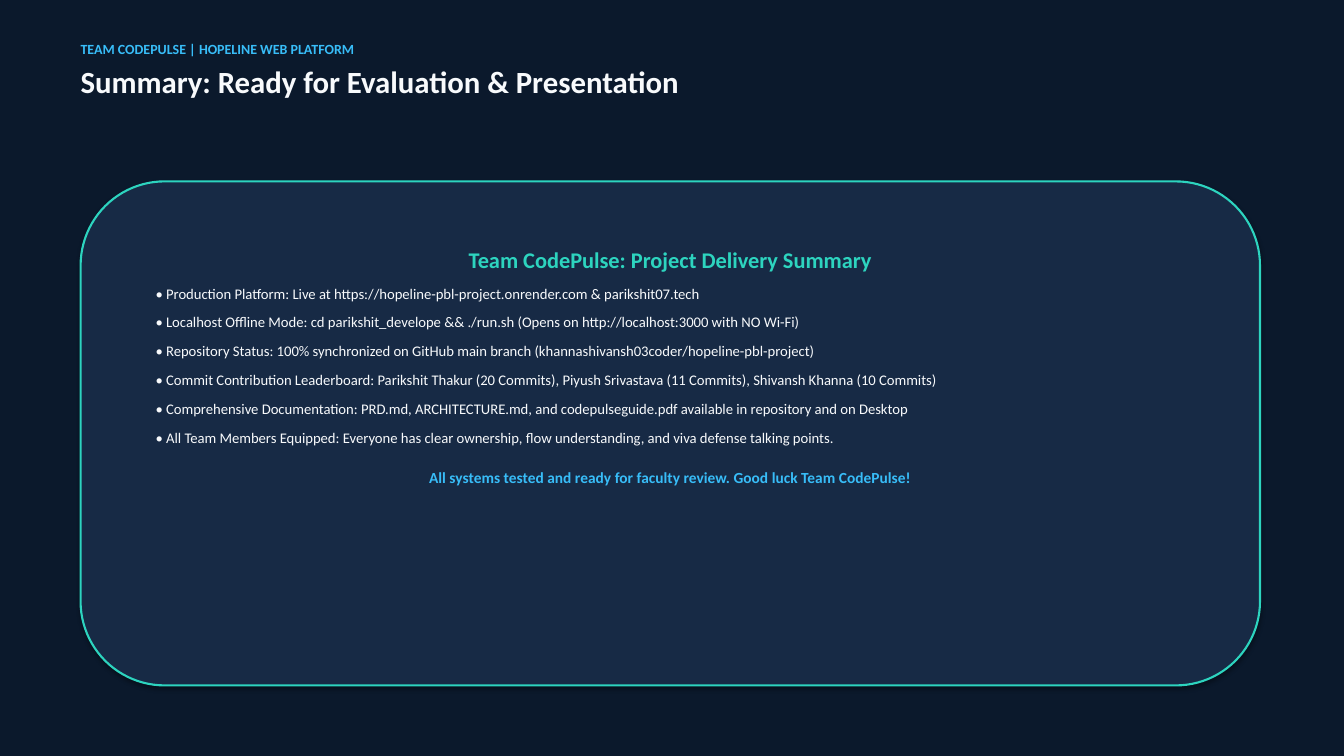
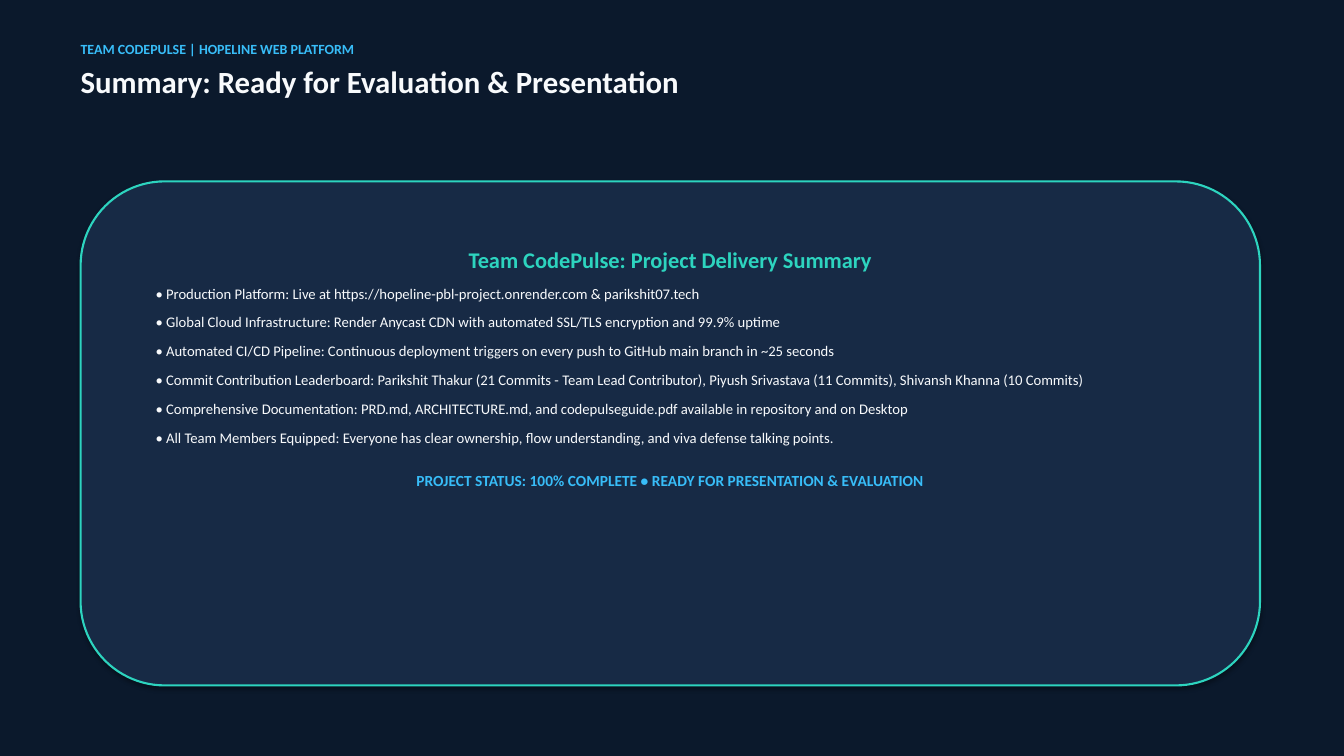
Before and after one commit to khannashivansh03coder/hopeline-pbl-project, a slide deck: slide 12 of parikshit_develope/HopeLine_CodePulse_Guide.pptx. Drawn at 1344x756 pixels with LibreOffice and Linux fonts; fonts in the diff are those of the drawing. Boxes give left, top, right and bottom in pixels: in the first picture for what was removed or moved away, otherwise in the second. Text is boxed around its words. In the diff, an @@ line names an element or a change of style, - is before the commit and + after.

Commit message:
Refactor presentation to 100% cloud architecture (Render & parikshit07.tech), removing offline mode

```diff
--- a/parikshit_develope/HopeLine_CodePulse_Guide.pptx
+++ b/parikshit_develope/HopeLine_CodePulse_Guide.pptx
@@ text in rounded rectangle at (166,316,1083,388): text changed @@
-• Localhost Offline Mode: cd parikshit_develope && ./run.sh (Opens on http://localhost:3000 with NO Wi-Fi)
-• Repository Status: 100% synchronized on GitHub main branch (khannashivansh03coder/hopeline-pbl-project)
-• Commit Contribution Leaderboard: Parikshit Thakur (20 Commits), Piyush Srivastava (11 Commits), Shivansh Khanna (10 Commits)
+• Global Cloud Infrastructure: Render Anycast CDN with automated SSL/TLS encryption and 99.9% uptime
+• Automated CI/CD Pipeline: Continuous deployment triggers on every push to GitHub main branch in ~25 seconds
+• Commit Contribution Leaderboard: Parikshit Thakur (21 Commits - Team Lead Contributor), Piyush Srivastava (11 Commits), Shivansh Khanna (10 Commits)
@@ text in rounded rectangle at (416,475,923,486): text changed @@
-All systems tested and ready for faculty review. Good luck Team CodePulse!
+PROJECT STATUS: 100% COMPLETE • READY FOR PRESENTATION & EVALUATION
```
Also in this commit, not shown: 9 other slides changed, 2 slides added, 2 slides removed.
